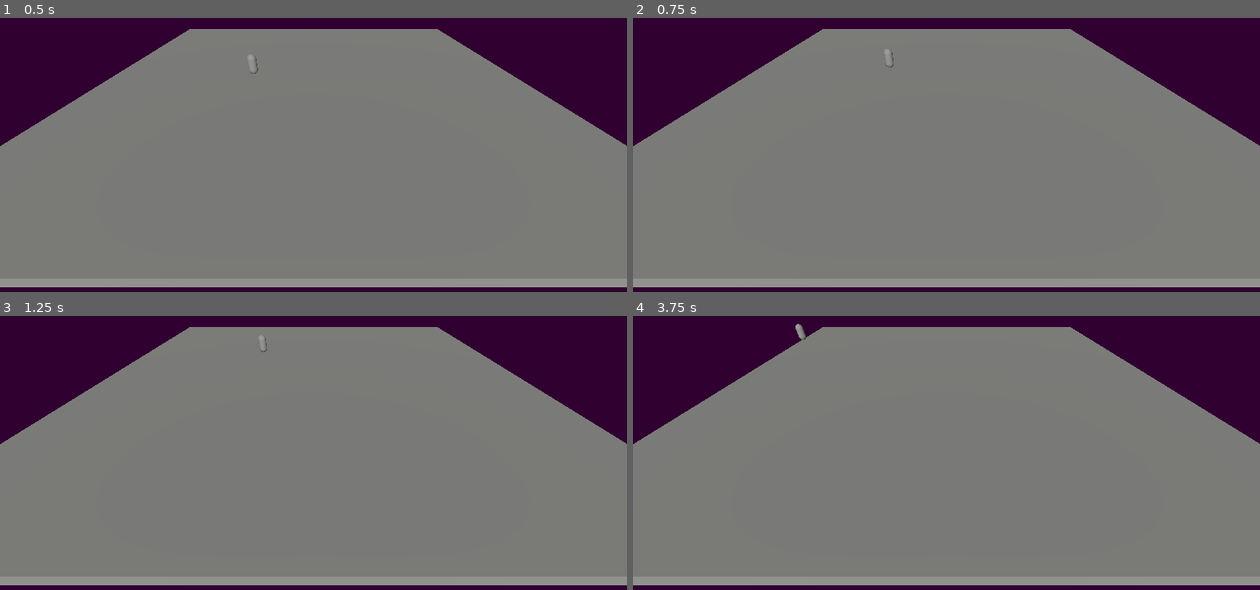
Above: before the commit, frames 1-4 (two rows, left to right).
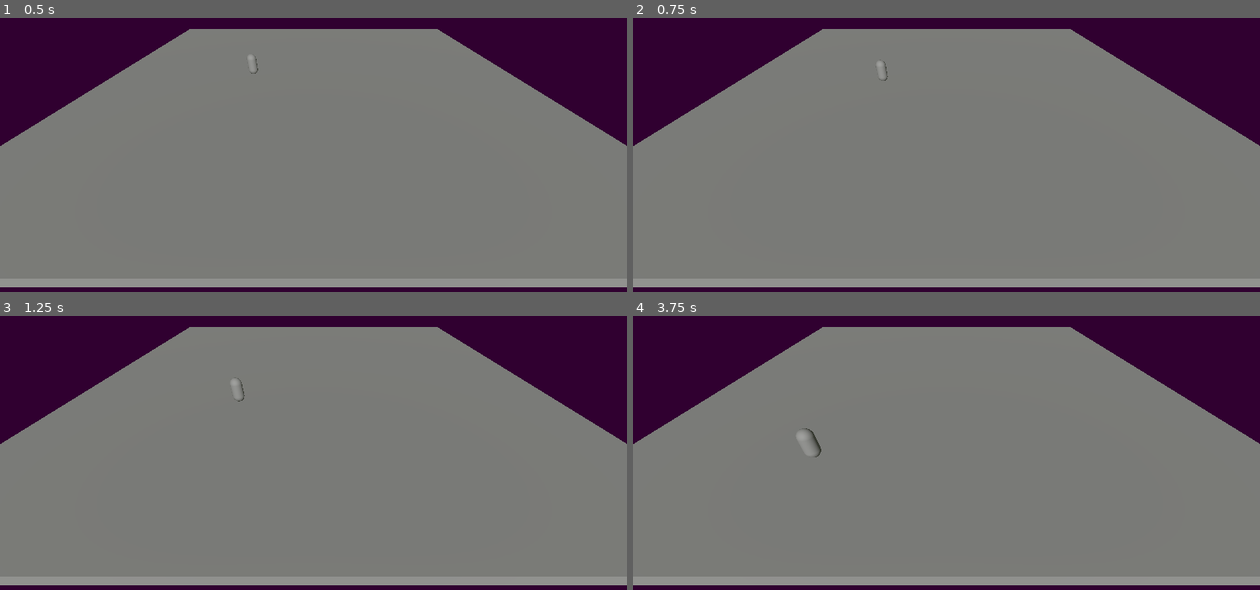
Above: after the commit, the same moments.

Repository: FellowshipOfTheGame/Hotel-Ponte-Negra
Game: Godot game, scene res://scenes/base.tscn
Two runs of this game, one before a commit and one after it. Both use one fixed random seed, a clock stepped at 60 frames per second and the inputs below.
Inputs:
- Up to frame 1 (0.5 s): no input
- Up to frame 2 (0.75 s): tap Enter at 0.5 s; hold Up (ui_up) from 0.53 s (still down)
- Up to frame 3 (1.25 s): keep holding Up (ui_up)
- Up to frame 4 (3.75 s): release Up (ui_up) at 2.03 s; hold Left (ui_left) 2.03-3.53 s; hold Down (ui_down) from 3.53 s (still down)

Frame 1 is identical in both runs. In frame 2, less than 0.1% of the frame differs, in the area x 38-42%, y 11-23%; in frame 3, less than 0.1%; in frame 4, 0.2%, in the area x 25-31%, y 2-52%.

Commit message:
Update base.tscn

Diff:
--- a/scenes/base.tscn
+++ b/scenes/base.tscn
@@ -1,7 +1,6 @@
-[gd_scene load_steps=4 format=3 uid="uid://bbwpri8lubdq6"]
+[gd_scene load_steps=3 format=3 uid="uid://bbwpri8lubdq6"]
 
 [ext_resource type="PackedScene" uid="uid://csmmjcndfe1ns" path="res://scenes/characters/player/player.tscn" id="1_pvqg0"]
-[ext_resource type="Script" uid="uid://d0r8frqmevhc2" path="res://scripts/movePlayer.gd" id="2_baglu"]
 
 [sub_resource type="Environment" id="Environment_pvqg0"]
 background_mode = 1
@@ -13,7 +12,6 @@
 
 [node name="Node3D" parent="." instance=ExtResource("1_pvqg0")]
 transform = Transform3D(1, 0, 0, 0, 1, 0, 0, 0, 1, -6.6245604, 0.4686755, 3.327259)
-script = ExtResource("2_baglu")
 
 [node name="Camera3D" type="Camera3D" parent="."]
 transform = Transform3D(1, 0, 0, 0, 0.707107, 0.707107, 0, -0.707107, 0.707107, 0, 10, 30)
